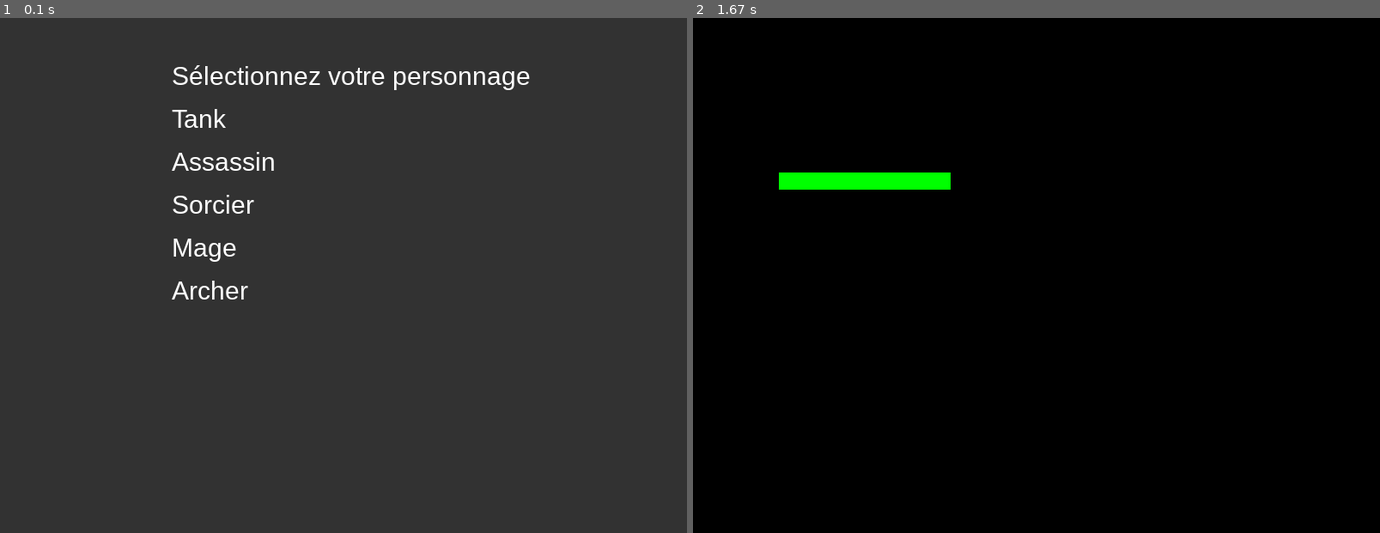
Above: before the commit, frames 1-2 (left to right).
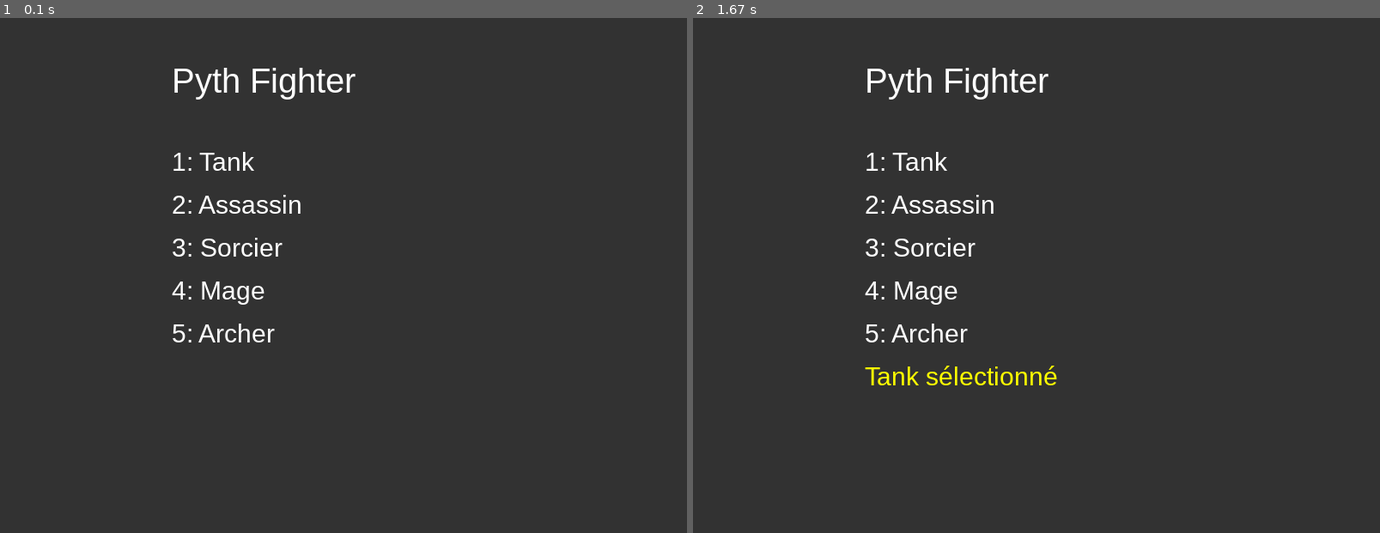
Above: after the commit, the same moments.

Repository: CarlosLeBg/pythfighter
Game: pygame game, started from src/main.py
Same seed, same stepped clock (60 frames per second), same inputs: the game is played once before the commit and once after it.
Inputs:
- Up to frame 1 (0.1 s): no input
- Up to frame 2 (1.67 s): tap 1 at 0.33 s

The runs differ from the first frame. In frame 1, 2.3% of the frame differs, in the area x 25-78%, y 9-63%; in frame 2, 100%, in the area x 0-100%, y 0-100%.

Commit message:
Modif de Carlos

Diff:
--- a/src/launcher.py
+++ b/src/launcher.py
@@ -1,4 +1,6 @@
 import pygame
+from game import Game
+from character import Tank, Assassin, Sorcier, Mage, Archer
 
 class Launcher:
     def __init__(self):
@@ -6,6 +8,8 @@
         pygame.display.set_caption("Pyth Fighter - Launcher")
         self.clock = pygame.time.Clock()
         self.running = True
+        self.characters = [Tank(), Assassin(), Sorcier(), Mage(), Archer()]
+        self.selected_character = None
 
     def run(self):
         while self.running:
@@ -19,6 +23,20 @@
             if event.type == pygame.QUIT:
                 self.running = False
 
+            keys = pygame.key.get_pressed()
+            if keys[pygame.K_1] and self.selected_character is None:
+                self.selected_character = self.characters[0]
+            elif keys[pygame.K_2] and self.selected_character is None:
+                self.selected_character = self.characters[1]
+            elif keys[pygame.K_3] and self.selected_character is None:
+                self.selected_character = self.characters[2]
+            elif keys[pygame.K_4] and self.selected_character is None:
+                self.selected_character = self.characters[3]
+            elif keys[pygame.K_5] and self.selected_character is None:
+                self.selected_character = self.characters[4]
+            elif keys[pygame.K_RETURN] and self.selected_character is not None:
+                self.start_game()
+
     def draw_menu(self):
         self.screen.fill((50, 50, 50))
         title_font = pygame.font.SysFont("Arial", 40)
@@ -26,7 +44,16 @@
         self.screen.blit(title_surface, (200, 50))
 
         options_font = pygame.font.SysFont("Arial", 30)
-        options = ["Jouer", "Options", "Quitter"]
+        options = ["1: Tank", "2: Assassin", "3: Sorcier", "4: Mage", "5: Archer"]
         for i, option in enumerate(options):
             option_surface = options_font.render(option, True, (255, 255, 255))
             self.screen.blit(option_surface, (200, 150 + i * 50))
+
+        if self.selected_character:
+            selected_surface = options_font.render(f"{self.selected_character.name} sélectionné", True, (255, 255, 0))
+            self.screen.blit(selected_surface, (200, 400))
+
+    def start_game(self):
+        pygame.quit()
+        game = Game(self.selected_character)
+        game.run()
--- a/src/main.py
+++ b/src/main.py
@@ -1,22 +1,11 @@
-import os
-import sys
-import subprocess
 import pygame
-from game import Game
 from launcher import Launcher
-
-# Vérifie et installe automatiquement pygame si nécessaire
-try:
-    import pygame
-except ImportError:
-    print("Pygame non installé. Installation en cours...")
-    subprocess.check_call([sys.executable, "-m", "pip", "install", "pygame"])
-    import pygame
 
 def main():
     pygame.init()
-    game = Game()
-    game.run()
+    launcher = Launcher()
+    launcher.run()
+    pygame.quit()
 
 if __name__ == "__main__":
     main()
